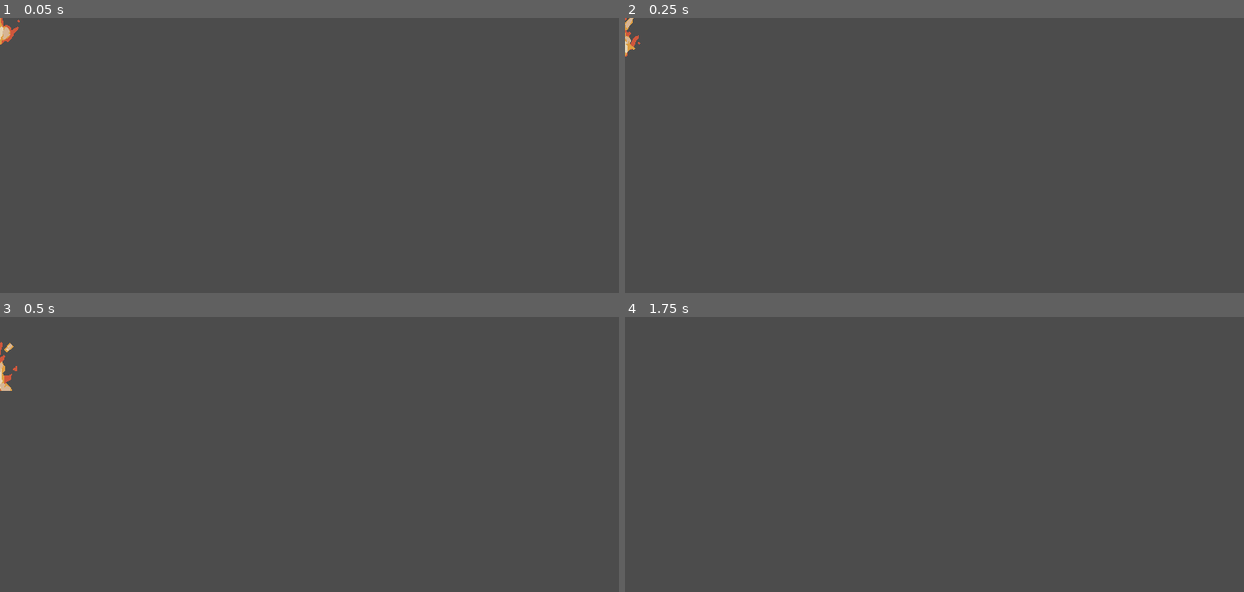
Above: before the commit, frames 1-4 (two rows, left to right).
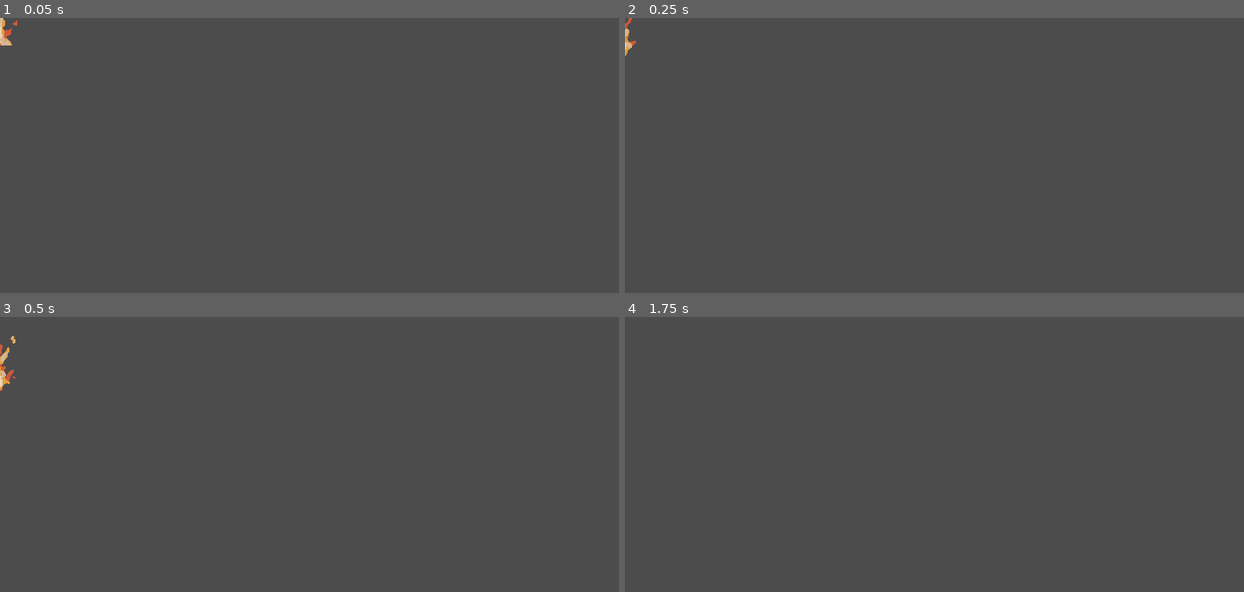
Above: after the commit, the same moments.

Repository: HaywardMorihara/SurviveTheIsland
Game: Godot game, scene res://src/Weather/LavaPiece.tscn
Two runs of this game, one before a commit and one after it. Both use one fixed random seed, a clock stepped at 60 frames per second and the inputs below. This scene is started directly instead of the project's main scene. Sound files missing from this copy of the repository are replaced by a short silence.
Inputs (mouse positions are in pixels of both pictures, inside the frame that each line leads up to):
- Up to frame 1 (0.05 s): no input
- Up to frame 2 (0.25 s): no input
- Up to frame 3 (0.5 s): no input
- Up to frame 4 (1.75 s): move the mouse to (1070, 440) at 0.52 s; hold D (move_right) 0.53-1.25 s; tap Mouse wheel down (cycle_block_type_down) at 0.6 s; click (1070, 440) at 0.67 s; tap W (jump) at 0.77 s; drag from (810, 468) to (903, 509) at 1.27 s

The runs differ from the first frame. In frame 1, 0.2% of the frame differs, in the area x 0-4%, y 0-10%; in frame 2, 0.1%; in frame 3, 0.2%, in the area x 0-3%, y 6-27%; in frame 4, nothing differs.

Commit message:
Lava Piece SFX

Diff:
--- a/src/UserInterface/Credits.tscn
+++ b/src/UserInterface/Credits.tscn
@@ -115,7 +115,9 @@
 
 Alarm SFX - https://opengameart.org/content/short-alarm
 
-Rumbling SFX - https://opengameart.org/content/rumble-fx"
+Rumbling SFX - https://opengameart.org/content/rumble-fx
+
+Foom SFX - https://opengameart.org/content/spell-4-fire"
 
 [node name="ColorRect" type="ColorRect" parent="CenterContainer"]
 show_behind_parent = true
--- a/src/Weather/LavaPiece.gd
+++ b/src/Weather/LavaPiece.gd
@@ -26,3 +26,7 @@
 	if randi() % coin_probability_denominator == 0:
 		emit_signal("place_coin", position)
 	self.queue_free()
+
+
+func _on_VisibilityNotifier2D_screen_entered():
+	$MovingSFX.play()
--- a/src/Weather/LavaPiece.tscn
+++ b/src/Weather/LavaPiece.tscn
@@ -1,8 +1,9 @@
-[gd_scene load_steps=13 format=2]
+[gd_scene load_steps=14 format=2]
 
 [ext_resource path="res://assets/art/weather/falling_fire.png" type="Texture" id=1]
 [ext_resource path="res://src/Weather/LavaPiece.gd" type="Script" id=2]
 [ext_resource path="res://assets/audio/sfx/Impact.wav" type="AudioStream" id=3]
+[ext_resource path="res://assets/audio/sfx/foom_0.wav" type="AudioStream" id=4]
 
 [sub_resource type="AtlasTexture" id=2]
 atlas = ExtResource( 1 )
@@ -54,7 +55,7 @@
 
 [node name="AnimatedSprite" type="AnimatedSprite" parent="."]
 frames = SubResource( 9 )
-frame = 2
+frame = 1
 playing = true
 
 [node name="CollisionShape2D" type="CollisionShape2D" parent="."]
@@ -64,4 +65,10 @@
 stream = ExtResource( 3 )
 volume_db = 20.0
 
+[node name="MovingSFX" type="AudioStreamPlayer2D" parent="."]
+stream = ExtResource( 4 )
+
+[node name="VisibilityNotifier2D" type="VisibilityNotifier2D" parent="."]
+
 [connection signal="body_entered" from="." to="." method="_on_RigidBody2D_body_entered"]
+[connection signal="screen_entered" from="VisibilityNotifier2D" to="." method="_on_VisibilityNotifier2D_screen_entered"]
Not shown, added: assets/audio/sfx/foom_0.wav.import
Not shown, added: assets/audio/sfx/foom_0.wav
